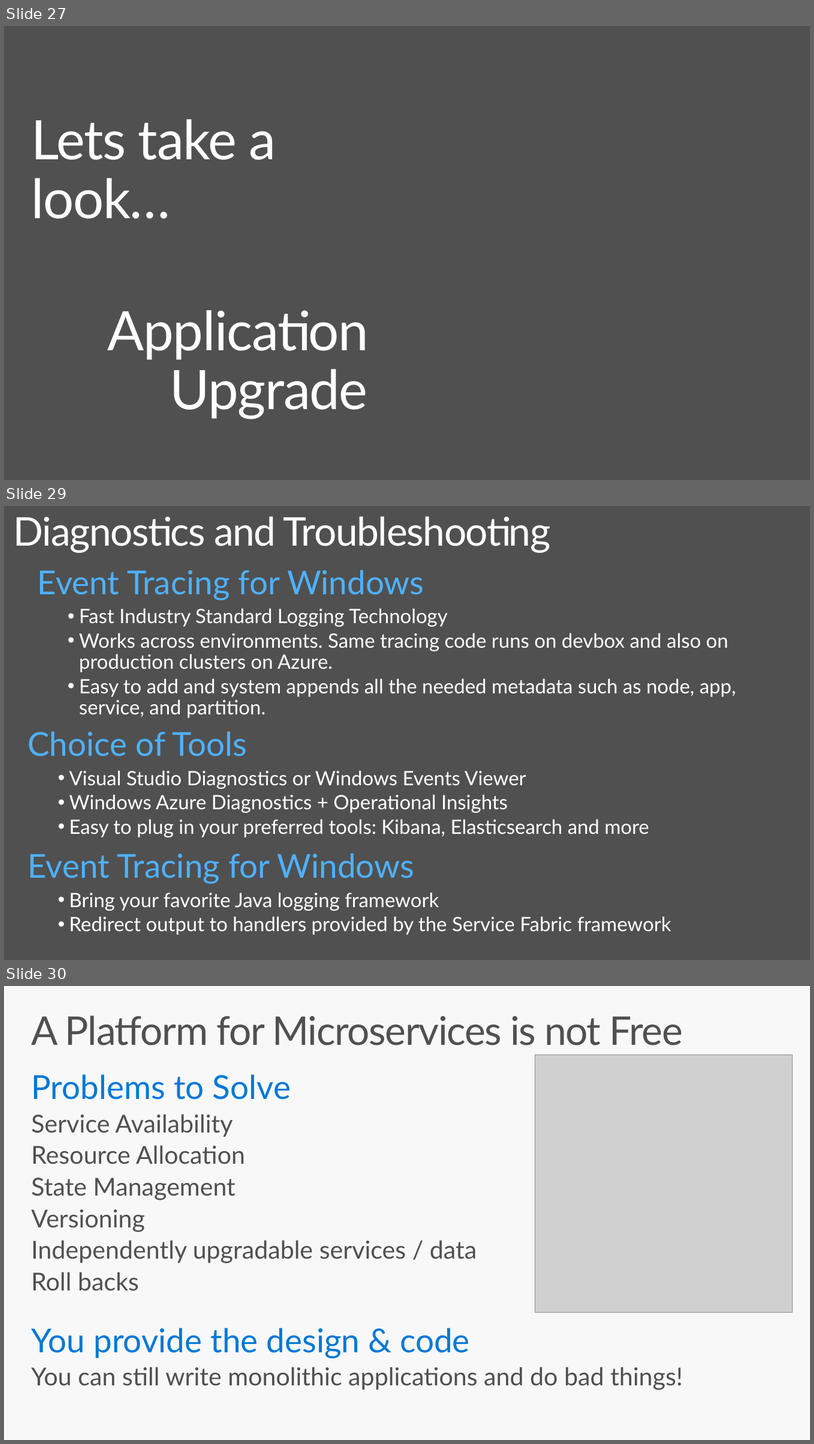
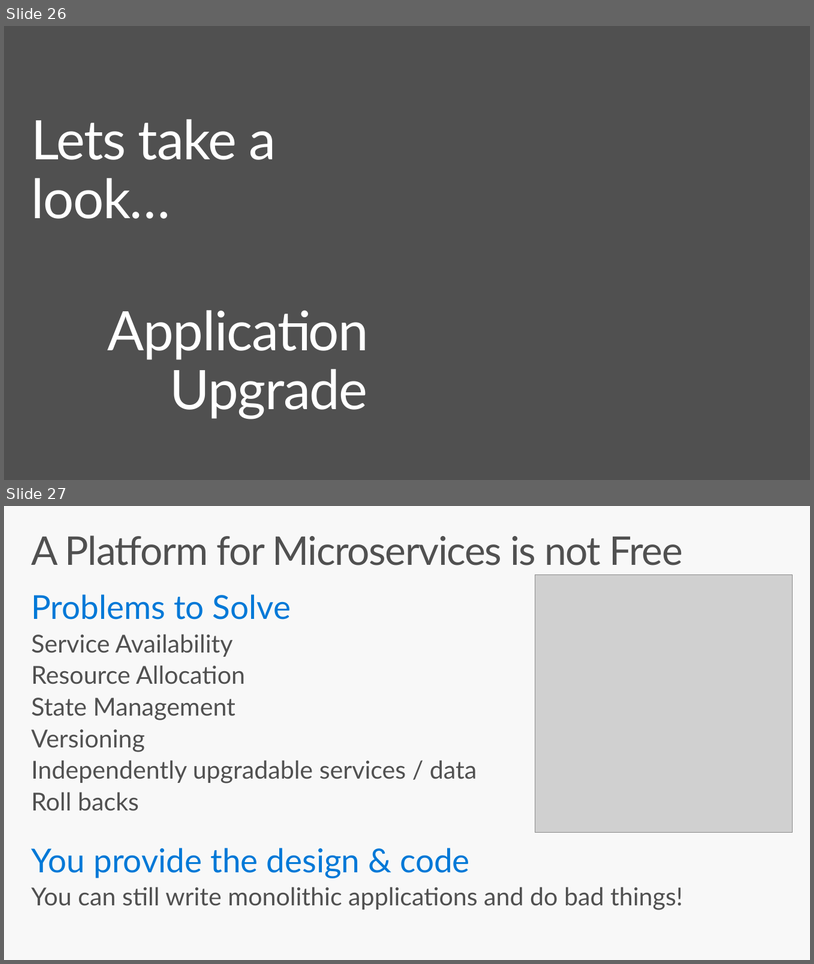
Before and after one commit to brentstineman/PersonalStuff, a slide deck: Presentations/Service Fabric/ServiceFabric Introduction.pptx. Shown one above the other, each under a label of ours: slides 27, 29 and 30 before the commit, slides 26 and 27 after it; the slides between them are not shown. The pictures are 814x1444 and 814x964 pixels, drawn with LibreOffice and Linux fonts; fonts in the diff are those of the drawing; grey boxes stand for pictures; background and template pictures are left out. Boxes give left, top, right and bottom in pixels: in the first picture for what was removed or moved away, otherwise in the second. Text is boxed around its words. In the diff, an @@ line names an element or a change of style, - is before the commit and + after.

```diff
--- a/Presentations/Service Fabric/ServiceFabric Introduction.pptx
+++ b/Presentations/Service Fabric/ServiceFabric Introduction.pptx
@@ slide 29 removed at bbox=[4, 506, 810, 960], background #505050 @@
@@ title removed at bbox=[14, 516, 551, 553] @@
-Diagnostics and Troubleshooting
@@ text removed at bbox=[38, 570, 737, 718] @@
-  Event Tracing for Windows
-    •• Fast Industry Standard Logging Technology
-    •• Works across environments. Same tracing code runs on devbox and also on production clusters on Azure.
-    •• Easy to add and system appends all the needed metadata such as node, app, service, and partition.
@@ text removed at bbox=[27, 731, 650, 837] @@
-  Choice of Tools
-    •• Visual Studio Diagnostics or Windows Events Viewer
-    •• Windows Azure Diagnostics + Operational Insights
-    •• Easy to plug in your preferred tools: Kibana, Elasticsearch and more
@@ text removed at bbox=[27, 853, 672, 934] @@
-  Event Tracing for Windows
-    •• Bring your favorite Java logging framework
-    •• Redirect output to handlers provided by the Service Fabric framework
@@ what was slide 27 is now slide 26 @@
@@ what was slide 30 is now slide 27 @@
```
Also in this commit, not shown: 3 slides changed, 1 slide added, 3 other slides removed.
